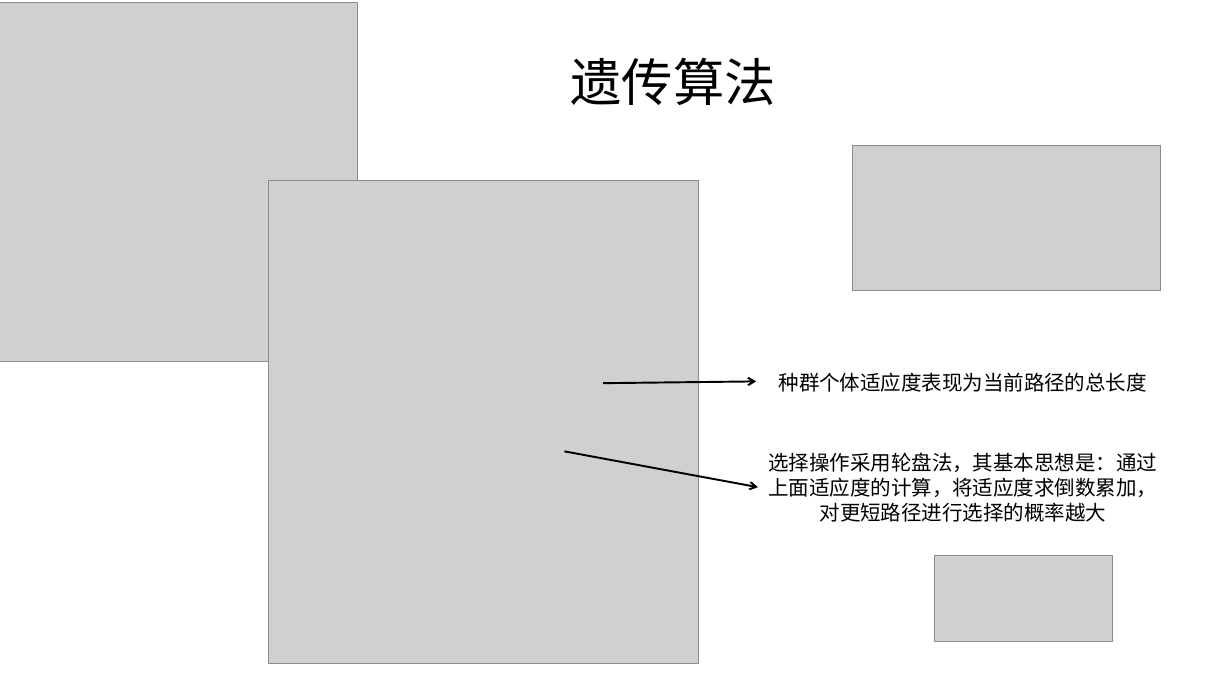
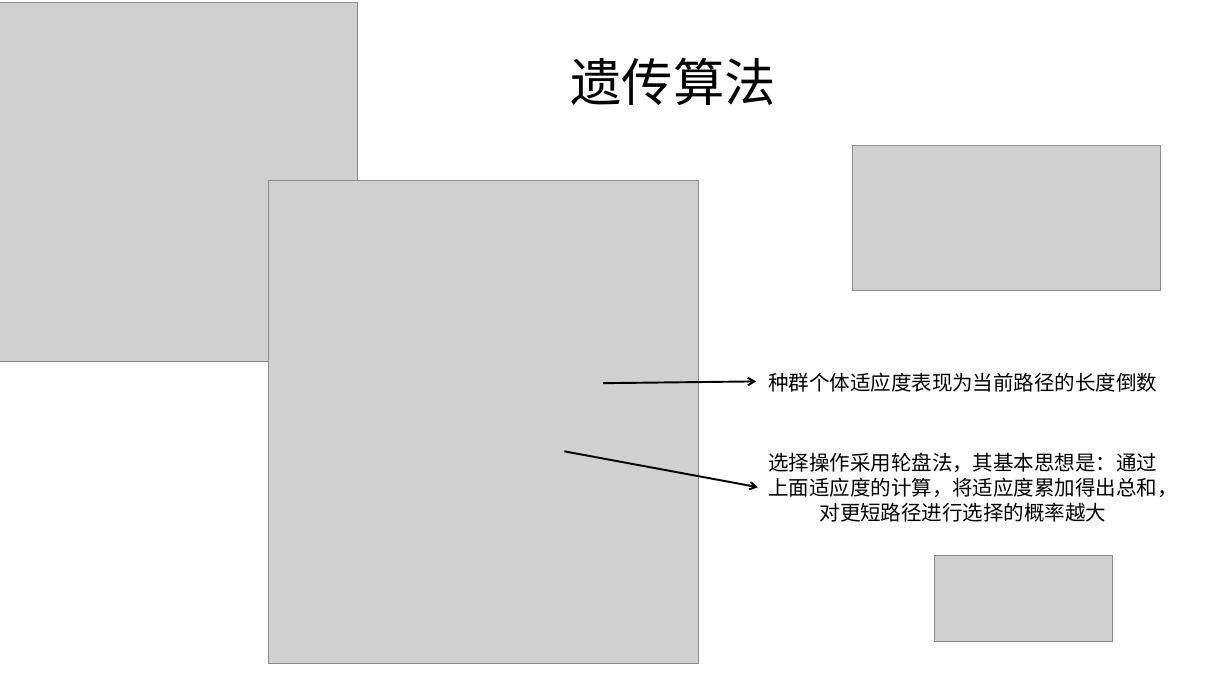
Before and after one commit to SYSU532/artificial-intelligence, a slide deck: slide 5 of AI展示.pptx. Drawn at 1232x693 pixels with LibreOffice and Linux fonts; fonts in the diff are those of the drawing; grey boxes stand for pictures. Boxes give left, top, right and bottom in pixels: in the first picture for what was removed or moved away, otherwise in the second. Text is boxed around its words. In the diff, an @@ line names an element or a change of style, - is before the commit and + after.

```diff
--- a/AI展示.pptx
+++ b/AI展示.pptx
@@ text at [768, 372, 1157, 392]: text changed @@
-种群个体适应度表现为当前路径的总长度
+种群个体适应度表现为当前路径的长度倒数
@@ text at [768, 452, 1177, 522]: text changed @@
-选择操作采用轮盘法，其基本思想是：通过上面适应度的计算，将适应度求倒数累加，对更短路径进行选择的概率越大
+选择操作采用轮盘法，其基本思想是：通过上面适应度的计算，将适应度累加得出总和，对更短路径进行选择的概率越大
```
Also in this commit, not shown: 1 other slide changed, 1 slide added, 1 slide removed, 9 other files.
